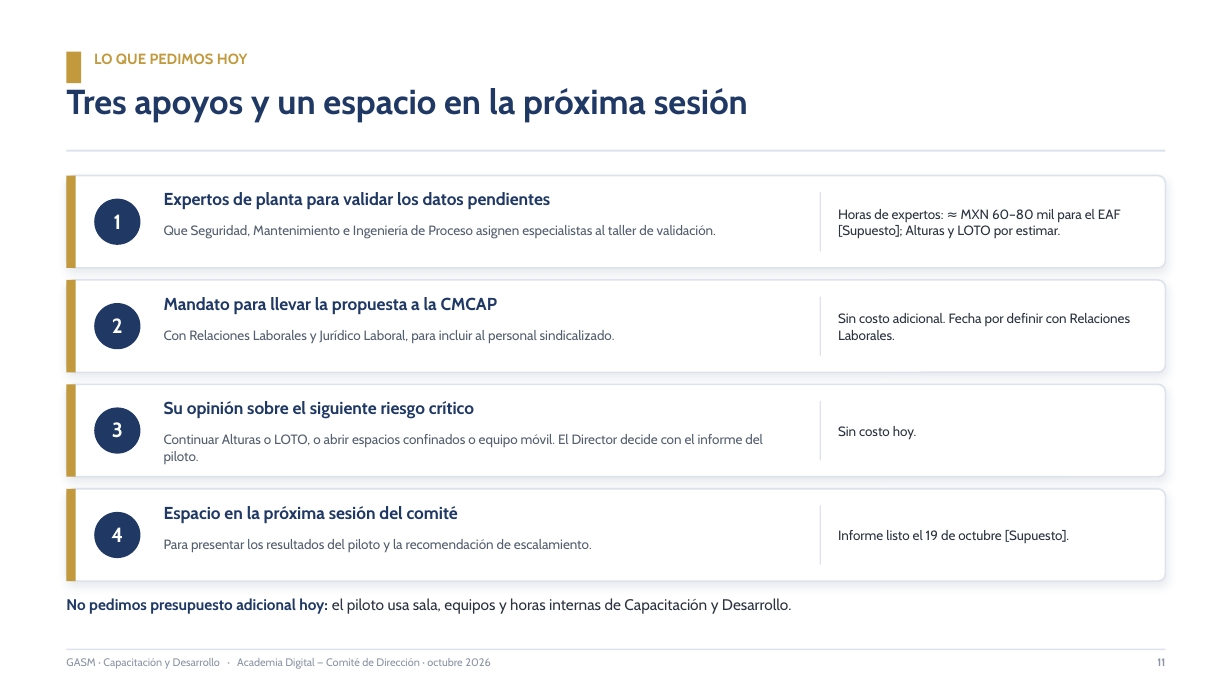
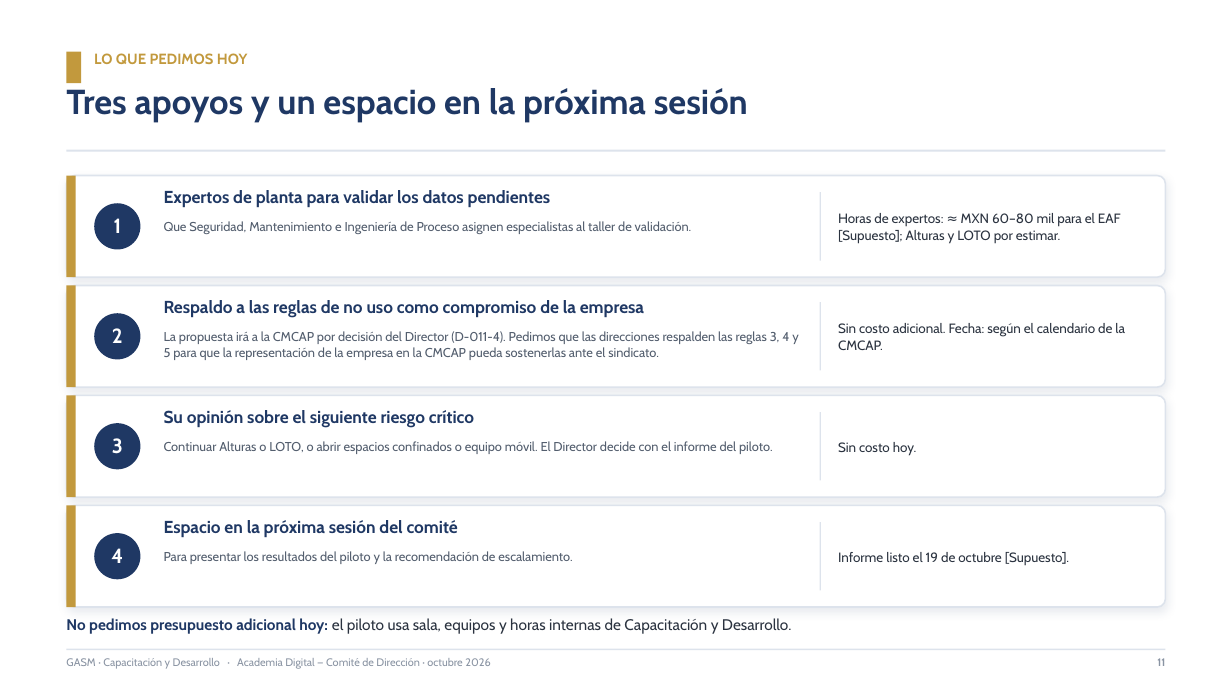
Before and after one commit to diegocardonaguzman03-maker/HR, a slide deck: slide 11 of entregables/2026-10-08-presentacion-comite/academia-digital-misiones-comite.pptx. Drawn at 1232x693 pixels with LibreOffice and Linux fonts; fonts in the diff are those of the drawing. Boxes give left, top, right and bottom in pixels: in the first picture for what was removed or moved away, otherwise in the second. Text is boxed around its words. In the diff, an @@ line names an element or a change of style, - is before the commit and + after.

```diff
--- a/entregables/2026-10-08-presentacion-comite/academia-digital-misiones-comite.pptx
+++ b/entregables/2026-10-08-presentacion-comite/academia-digital-misiones-comite.pptx
@@ rounded rectangle: place and size @@
-rounded rectangle at <box>67,176,1165,268</box>
+rounded rectangle at <box>67,176,1165,277</box>
@@ rectangle: place and size @@
-rectangle at <box>67,176,76,268</box>
+rectangle at <box>67,176,76,277</box>
@@ text "Horas de expertos: ≈ MXN ...": place and size @@
-text "Horas de expertos: ≈ MXN ..." at <box>838,209,1121,239</box>
+text "Horas de expertos: ≈ MXN ..." at <box>838,213,1121,244</box>
@@ text "1": place and size @@
-text "1" at <box>114,214,122,229</box>
+text "1" at <box>114,218,122,233</box>
@@ ellipse: place and size @@
-ellipse at <box>94,199,140,245</box>
+ellipse at <box>94,203,140,250</box>
@@ rectangle: place and size @@
-rectangle at <box>820,192,821,251</box>
+rectangle at <box>820,192,821,261</box>
@@ rounded rectangle: place and size @@
-rounded rectangle at <box>67,280,1165,372</box>
+rounded rectangle at <box>67,286,1165,387</box>
@@ rectangle: place and size @@
-rectangle at <box>67,280,76,372</box>
+rectangle at <box>67,286,76,387</box>
@@ 2 texts, 1 ellipse: place and size @@
-2 texts, 1 ellipse at <box>94,303,474,419</box>
+2 texts, 1 ellipse at <box>94,313,474,428</box>
@@ text at <box>164,300,644,318</box>: text changed @@
-Mandato para llevar la propuesta a la CMCAP
+Respaldo a las reglas de no uso como compromiso de la empresa
@@ rectangle: place and size @@
-rectangle at <box>820,297,821,356</box>
+rectangle at <box>820,302,821,371</box>
@@ text at <box>838,323,1125,350</box>: text changed @@
-Sin costo adicional. Fecha por definir con Relaciones Laborales.
+Sin costo adicional. Fecha: según el calendario de la CMCAP.
@@ text at <box>164,331,798,360</box>: text changed; size 10.5 to 10 pt @@
-Con Relaciones Laborales y Jurídico Laboral, para incluir al personal sindicalizado.
+La propuesta irá a la CMCAP por decisión del Director (D-011-4). Pedimos que las direcciones respalden las reglas 3, 4 y 5 para que la representación de la empresa en la CMCAP pueda sostenerlas ante el sindicato.
@@ rounded rectangle: place and size @@
-rounded rectangle at <box>67,384,1165,477</box>
+rounded rectangle at <box>67,396,1165,497</box>
@@ rectangle: place and size @@
-rectangle at <box>67,384,76,477</box>
+rectangle at <box>67,396,76,497</box>
@@ rectangle: place and size @@
-rectangle at <box>820,401,821,460</box>
+rectangle at <box>820,412,821,481</box>
@@ text "Sin costo hoy.": place and size @@
-text "Sin costo hoy." at <box>838,426,917,439</box>
+text "Sin costo hoy." at <box>838,442,917,455</box>
@@ 2 texts, 1 ellipse: place and size @@
-2 texts, 1 ellipse at <box>94,408,458,523</box>
+2 texts, 1 ellipse at <box>94,423,458,538</box>
@@ text "Continuar Alturas o LOTO, o ...": place and size @@
-text "Continuar Alturas o LOTO, o ..." at <box>164,434,762,464</box>
+text "Continuar Alturas o LOTO, o ..." at <box>164,441,773,454</box>
@@ rounded rectangle: place and size @@
-rounded rectangle at <box>67,489,1165,581</box>
+rounded rectangle at <box>67,506,1165,607</box>
@@ rectangle: place and size @@
-rectangle at <box>67,489,76,581</box>
+rectangle at <box>67,506,76,607</box>
@@ text "Informe listo el 19 de ...": place and size @@
-text "Informe listo el 19 de ..." at <box>838,530,1069,544</box>
+text "Informe listo el 19 de ..." at <box>838,552,1069,565</box>
@@ 2 texts, 1 ellipse: place and size @@
-2 texts, 1 ellipse at <box>66,512,792,614</box>
+2 texts, 1 ellipse at <box>66,533,792,634</box>
@@ rectangle: place and size @@
-rectangle at <box>820,506,821,565</box>
+rectangle at <box>820,522,821,591</box>
@@ size 10.5 to 10 pt in 3 elements at <box>164,221,692,234</box>, <box>164,441,773,454</box>, <box>164,551,572,564</box> @@
@@ text "Para presentar los resultados del ...": place and size @@
-text "Para presentar los resultados del ..." at <box>164,539,592,552</box>
+text "Para presentar los resultados del ..." at <box>164,551,572,564</box>
```
Also in this commit, not shown: 9 other slides changed.
